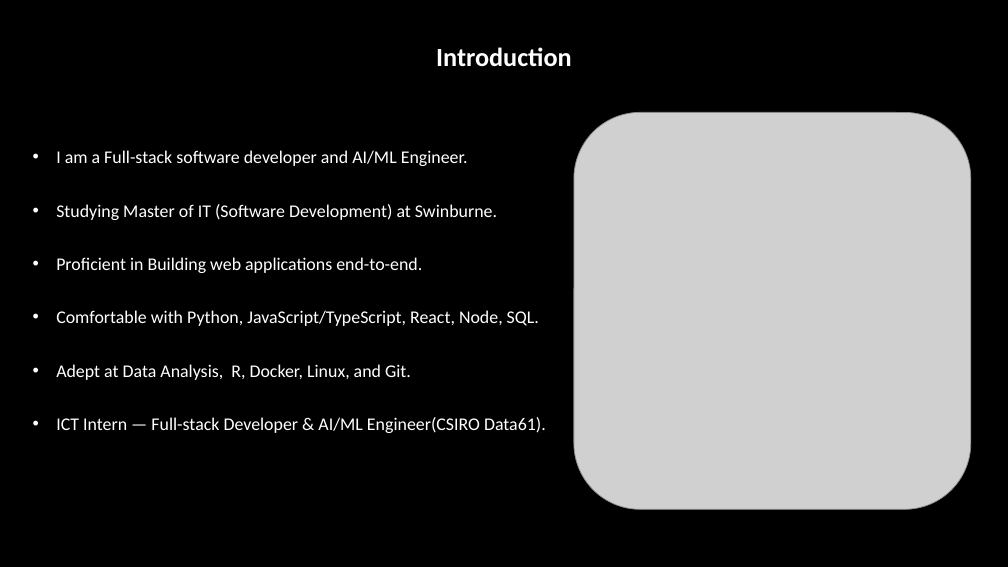
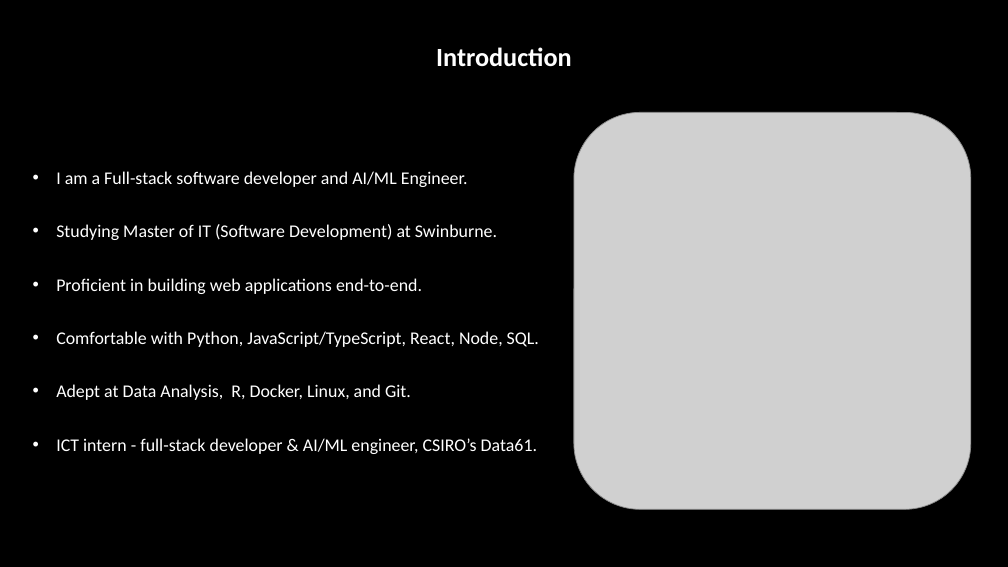
Before and after one commit to Arun-2208/Semester_4_CodeWork_and_CourseWork-, a slide deck: slide 3 of ICT80004-Internship_Project/FINAL PRESENTATION/ICT80004-Final_Project_Presentation_Arun_104837257.pptx. Drawn at 1008x567 pixels with LibreOffice and Linux fonts; fonts in the diff are those of the drawing; grey boxes stand for pictures; background and template pictures are left out. Boxes give left, top, right and bottom in pixels: in the first picture for what was removed or moved away, otherwise in the second. Text is boxed around its words. In the diff, an @@ line names an element or a change of style, - is before the commit and + after.

```diff
--- a/ICT80004-Internship_Project/FINAL PRESENTATION/ICT80004-Final_Project_Presentation_Arun_104837257.pptx
+++ b/ICT80004-Internship_Project/FINAL PRESENTATION/ICT80004-Final_Project_Presentation_Arun_104837257.pptx
@@ text "I am a Full-stack software ..." moved from (x1=56, y1=150, x2=546, y2=433) to (x1=56, y1=171, x2=539, y2=454) @@
@@ text at (x1=56, y1=278, x2=422, y2=294): text changed @@
-• Proficient in Building web applications end-to-end.
+• Proficient in building web applications end-to-end.
@@ text at (x1=56, y1=438, x2=537, y2=454): text changed @@
-• ICT Intern — Full-stack Developer & AI/ML Engineer(CSIRO Data61).
+• ICT intern - full-stack developer & AI/ML engineer, CSIRO’s Data61.
```
Also in this commit, not shown: 19 other slides changed, 3 other files.
